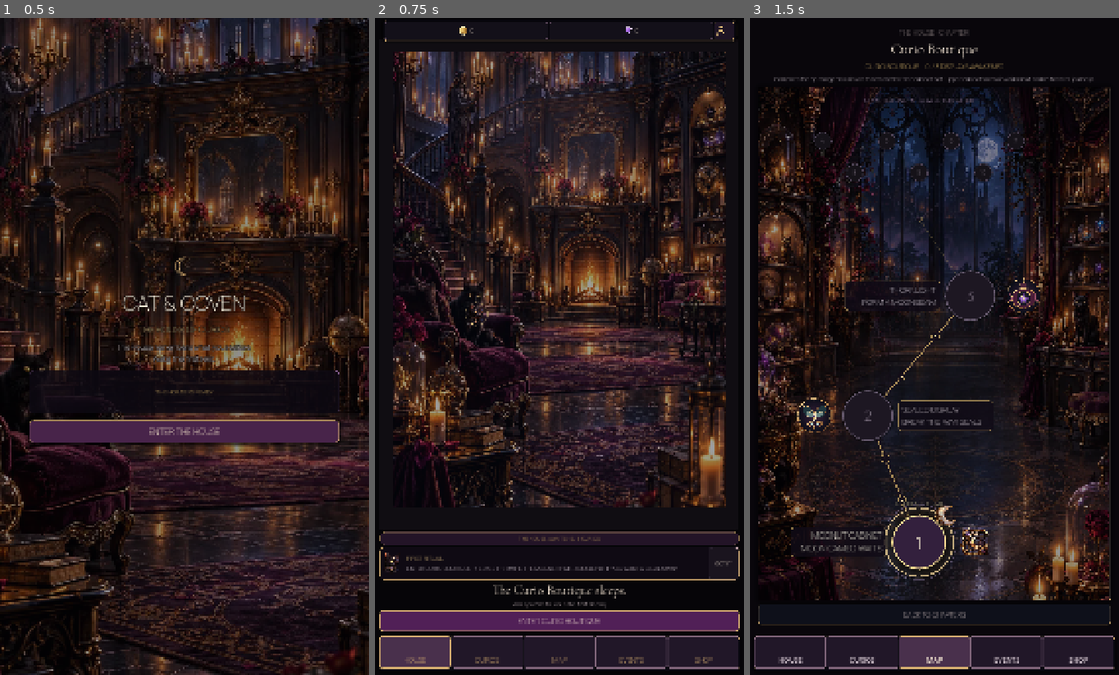
Above: before the commit, frames 1-3 (left to right).
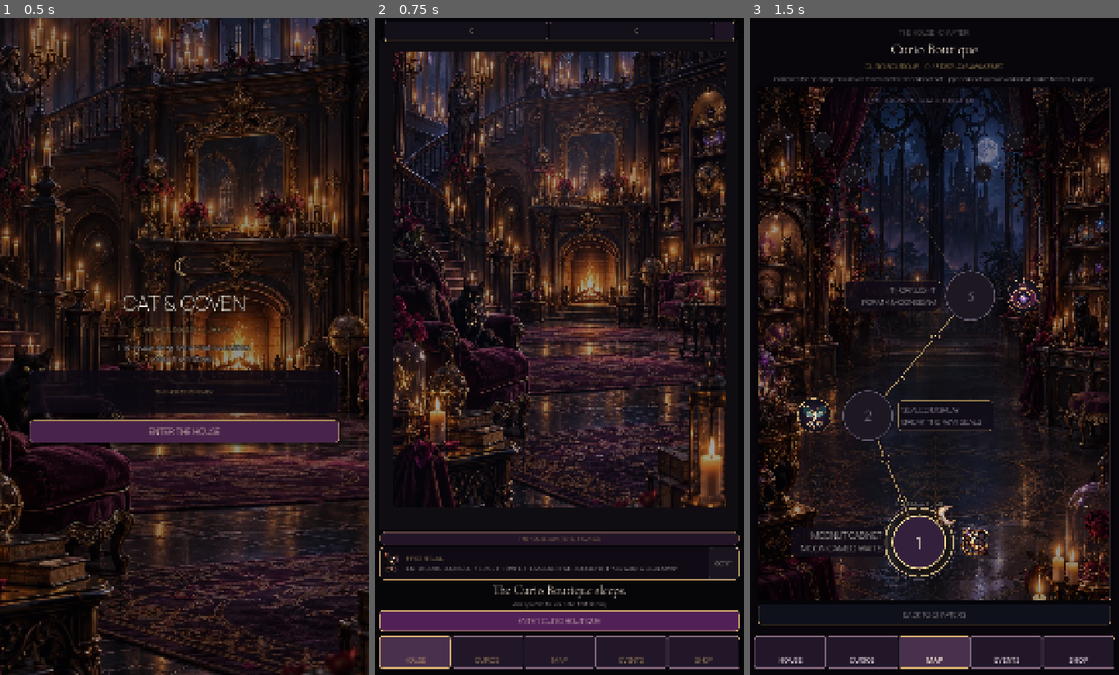
Above: after the commit, the same moments.

Repository: Jay-prodesign/akilta-match3
Game: Godot game, scene res://src/app/app_bootstrap.tscn
The game is run twice, just before and just after one commit, with the same random seed, the same clock (stepped at 60 frames per second) and the same inputs.
Inputs:
- Up to frame 1 (0.5 s): no input
- Up to frame 2 (0.75 s): click "ENTER THE HOUSE" at 0.5 s
- Up to frame 3 (1.5 s): click "ENTER CURIO BOUTIQUE" at 1.25 s

Frame 1 is identical in both runs. In frame 2, less than 0.1% of the frame differs, in the area x 22-95%, y 1-3%; in frame 3, nothing differs.

Commit message:
Keep authored resource structure while binding SVG icons through runtime resolver

Diff:
--- a/src/ui/shared/top_resource_bar.tscn
+++ b/src/ui/shared/top_resource_bar.tscn
@@ -1,8 +1,5 @@
-[gd_scene load_steps=8 format=3]
+[gd_scene load_steps=5 format=3]
 
-[ext_resource type="Texture2D" path="res://assets/ui/ui_coin.svg" id="1_coin"]
-[ext_resource type="Texture2D" path="res://assets/ui/ui_gem.svg" id="2_gem"]
-[ext_resource type="Texture2D" path="res://assets/ui/ui_profile.svg" id="3_profile"]
 
 [sub_resource type="StyleBoxFlat" id="Shell"]
 bg_color = Color(0.031, 0.027, 0.051, 0.94)
@@ -91,7 +88,6 @@
 custom_minimum_size = Vector2(32, 32)
 layout_mode = 2
 mouse_filter = 2
-texture = ExtResource("1_coin")
 expand_mode = 1
 stretch_mode = 5
 
@@ -115,7 +111,6 @@
 custom_minimum_size = Vector2(32, 32)
 layout_mode = 2
 mouse_filter = 2
-texture = ExtResource("2_gem")
 expand_mode = 1
 stretch_mode = 5
 
@@ -134,6 +129,5 @@
 theme_override_styles/hover = SubResource("ProfileFocus")
 theme_override_styles/pressed = SubResource("ProfileFocus")
 theme_override_styles/focus = SubResource("ProfileFocus")
-icon = ExtResource("3_profile")
 expand_icon = true
 tooltip_text = "Keeper profile and settings"
